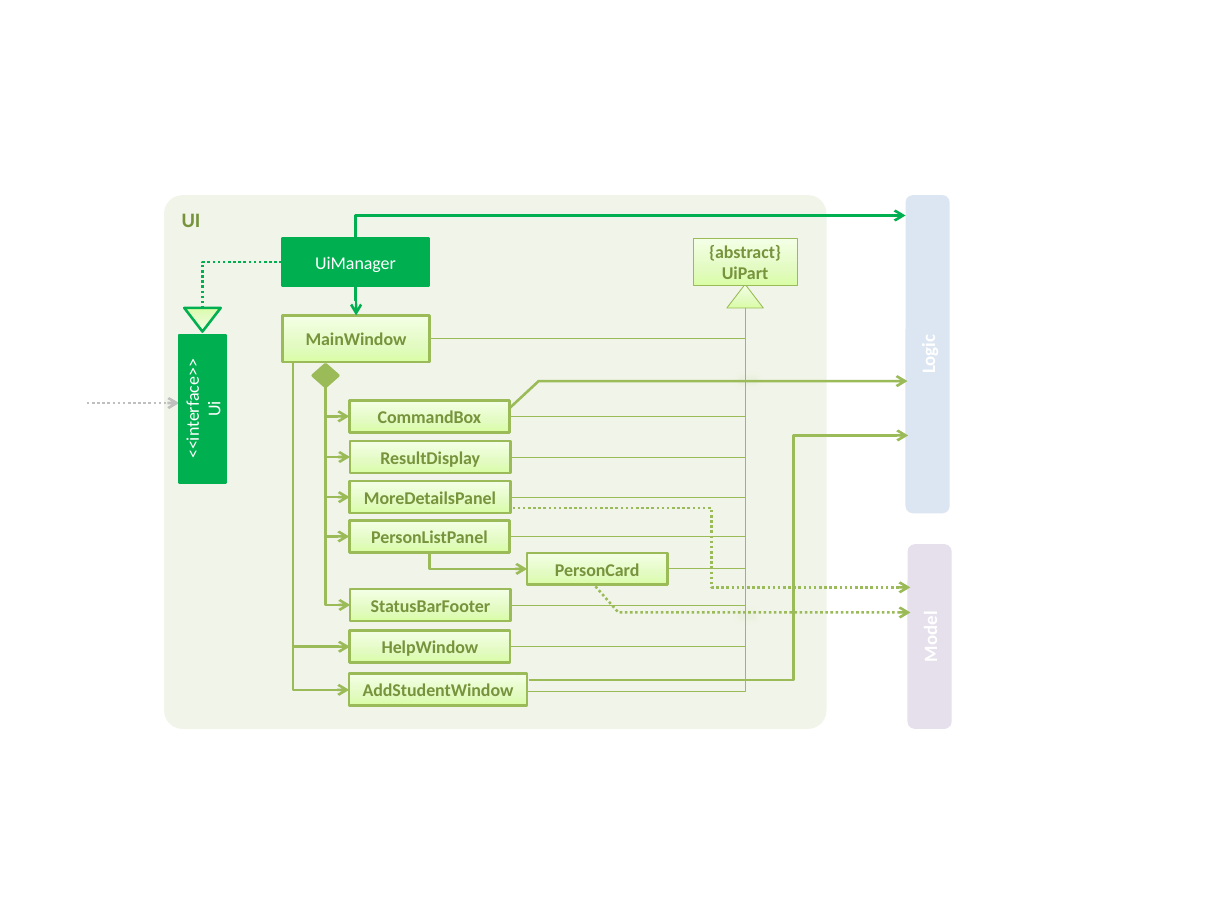
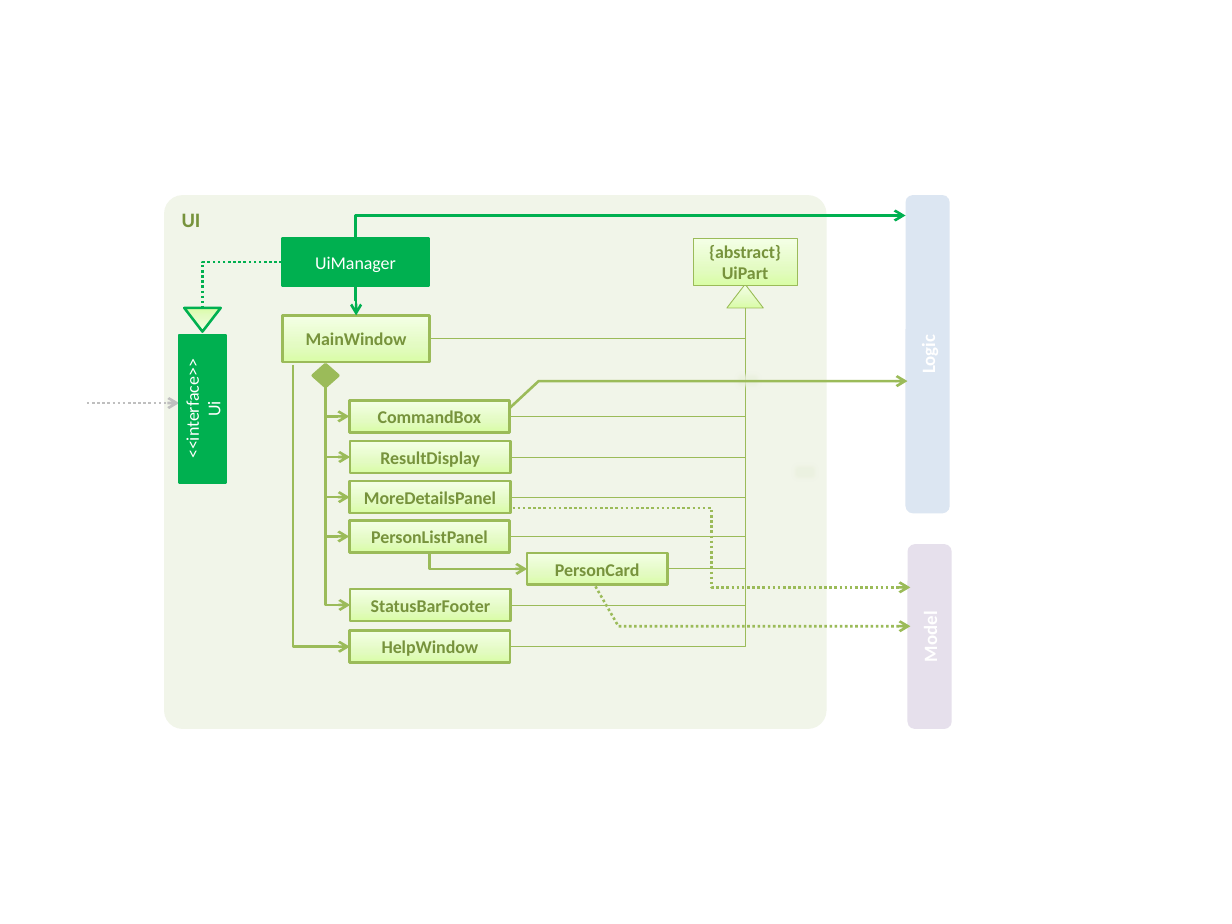
Before and after one commit to robertvictoreen/CS2103T, a slide deck: slide 1 of docs/diagrams/UiComponentClassDiagram.pptx. Drawn at 1232x924 pixels with LibreOffice and Linux fonts; fonts in the diff are those of the drawing. Boxes give left, top, right and bottom in pixels: in the first picture for what was removed or moved away, otherwise in the second. Text is boxed around its words. In the diff, an @@ line names an element or a change of style, - is before the commit and + after.

```diff
--- a/docs/diagrams/UiComponentClassDiagram.pptx
+++ b/docs/diagrams/UiComponentClassDiagram.pptx
@@ elbow line removed from (745, 308) to (526, 691) @@
@@ elbow arrow removed from (293, 362) to (349, 690) @@
@@ elbow arrow removed from (529, 680) to (908, 436) @@
@@ rectangle: place and size @@
-rectangle at (732, 605, 763, 627)
+rectangle at (790, 461, 821, 483)
@@ freeform shape: place and size @@
-freeform shape at (595, 586, 910, 612)
+freeform shape at (595, 586, 910, 626)
@@ rectangle removed at (349, 674, 526, 706) @@
-AddStudentWindow
```
Also in this commit, not shown: 4 other files.
